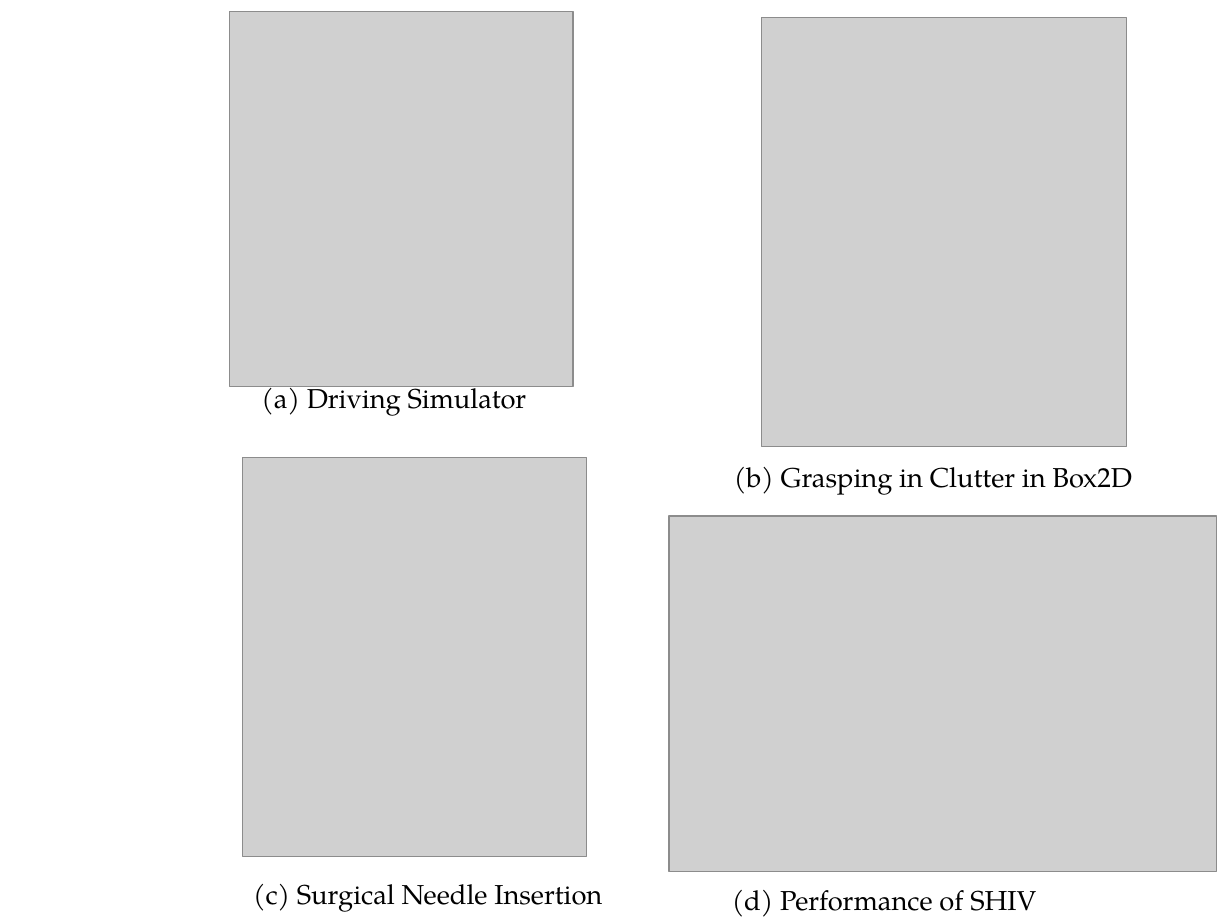
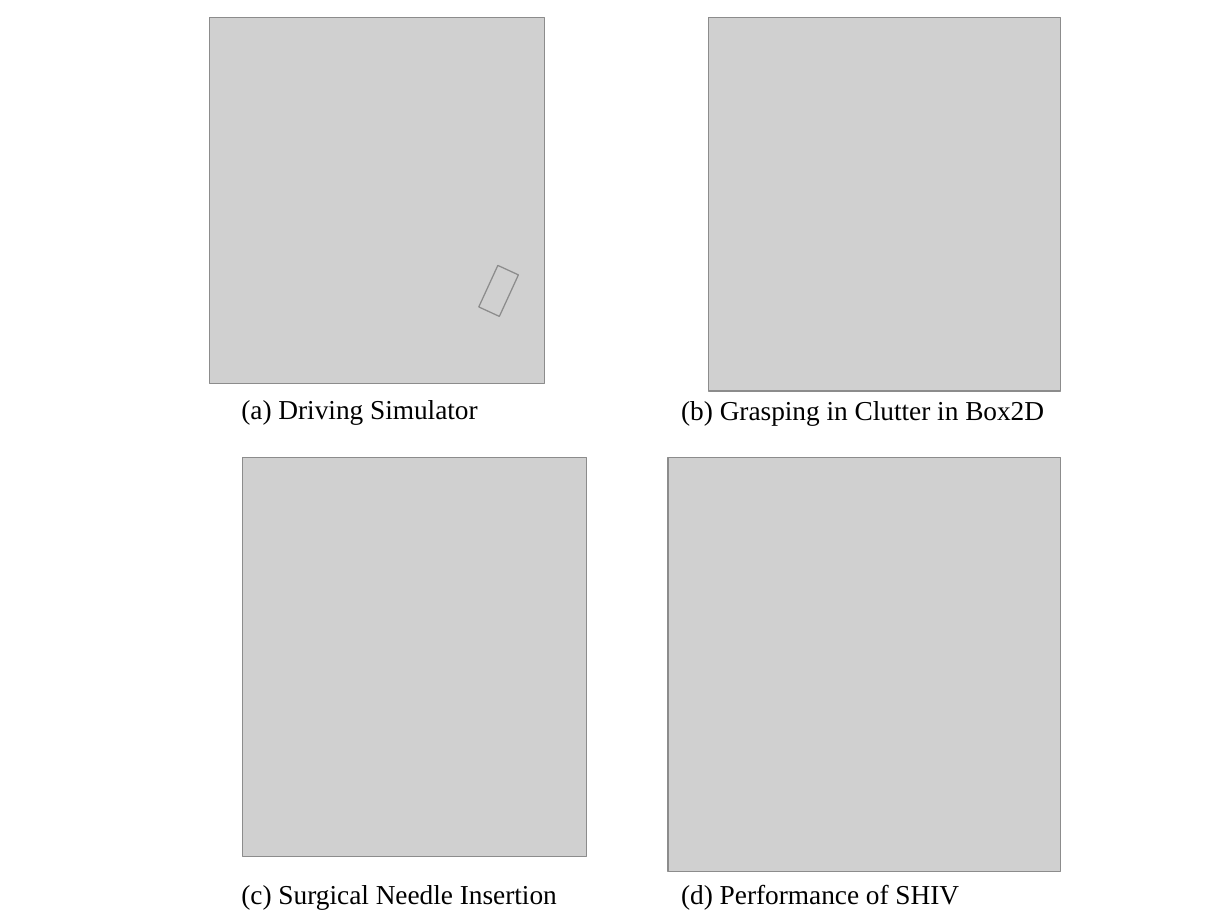
Before and after one commit to mdlaskey/2015_ICRA_SHIV, a slide deck: slide 1 of figures/teaser.pptx. Drawn at 1232x924 pixels with LibreOffice and Linux fonts; fonts in the diff are those of the drawing; grey boxes stand for pictures. Boxes give left, top, right and bottom in pixels: in the first picture for what was removed or moved away, otherwise in the second. Text is boxed around its words. In the diff, an @@ line names an element or a change of style, - is before the commit and + after.

```diff
--- a/figures/teaser.pptx
+++ b/figures/teaser.pptx
@@ picture: place and size @@
-picture at [229,11,573,387]
+picture at [209,17,545,383]
@@ picture: place and size @@
-picture at [761,17,1126,446]
+picture at [708,17,1061,391]
@@ picture added at [479,265,518,316] @@
@@ text "(a) Driving Simulator": place and size @@
-text "(a) Driving Simulator" at [261,380,527,416]
+text "(a) Driving Simulator" at [241,400,478,425]
@@ font TeX Gyre Pagella to Times New Roman; alignment centre to left in 3 elements at [241,885,557,909], [241,400,478,425], [681,401,1044,425] @@
@@ text "(b) Grasping in Clutter in ...": place and size @@
-text "(b) Grasping in Clutter in ..." at [734,467,1132,495]
+text "(b) Grasping in Clutter in ..." at [681,401,1044,425]
@@ picture: place and size @@
-picture at [669,516,1216,872]
+picture at [668,457,1061,871]
@@ text "(d) Performance of SHIV": place and size @@
-text "(d) Performance of SHIV" at [732,890,1036,917]
+text "(d) Performance of SHIV" at [681,884,959,909]
@@ text "(d) Performance of SHIV" at [681,884,959,909]: font TeX Gyre Pagella to Times New Roman @@
```
Also in this commit, not shown: 11 other files.
